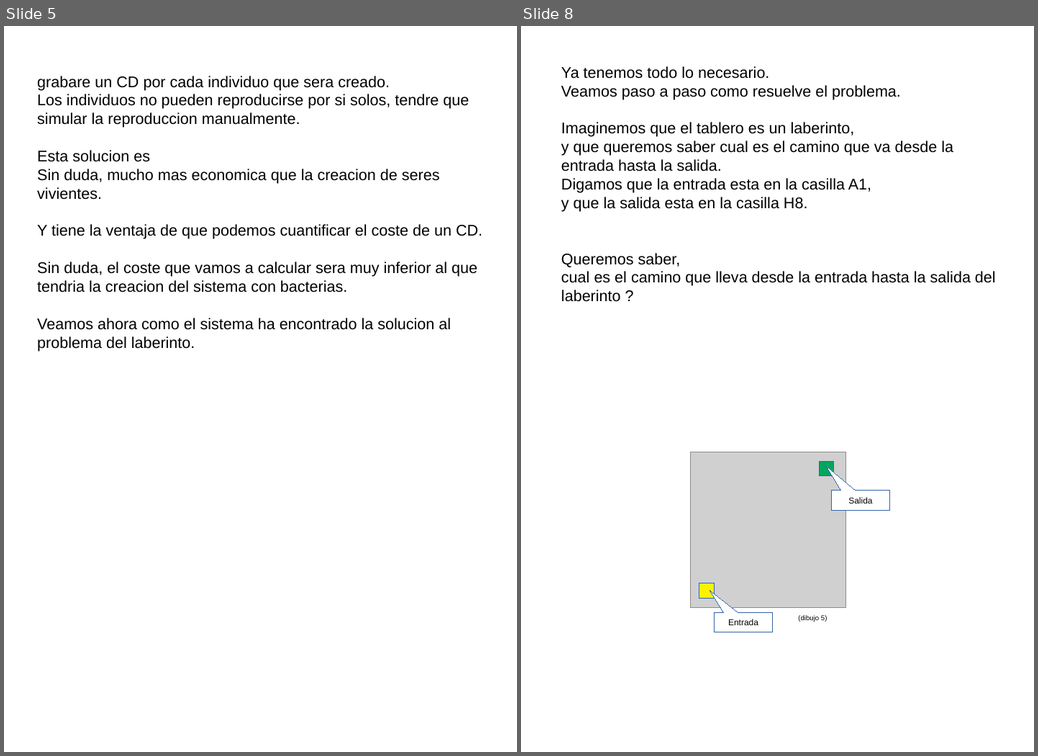
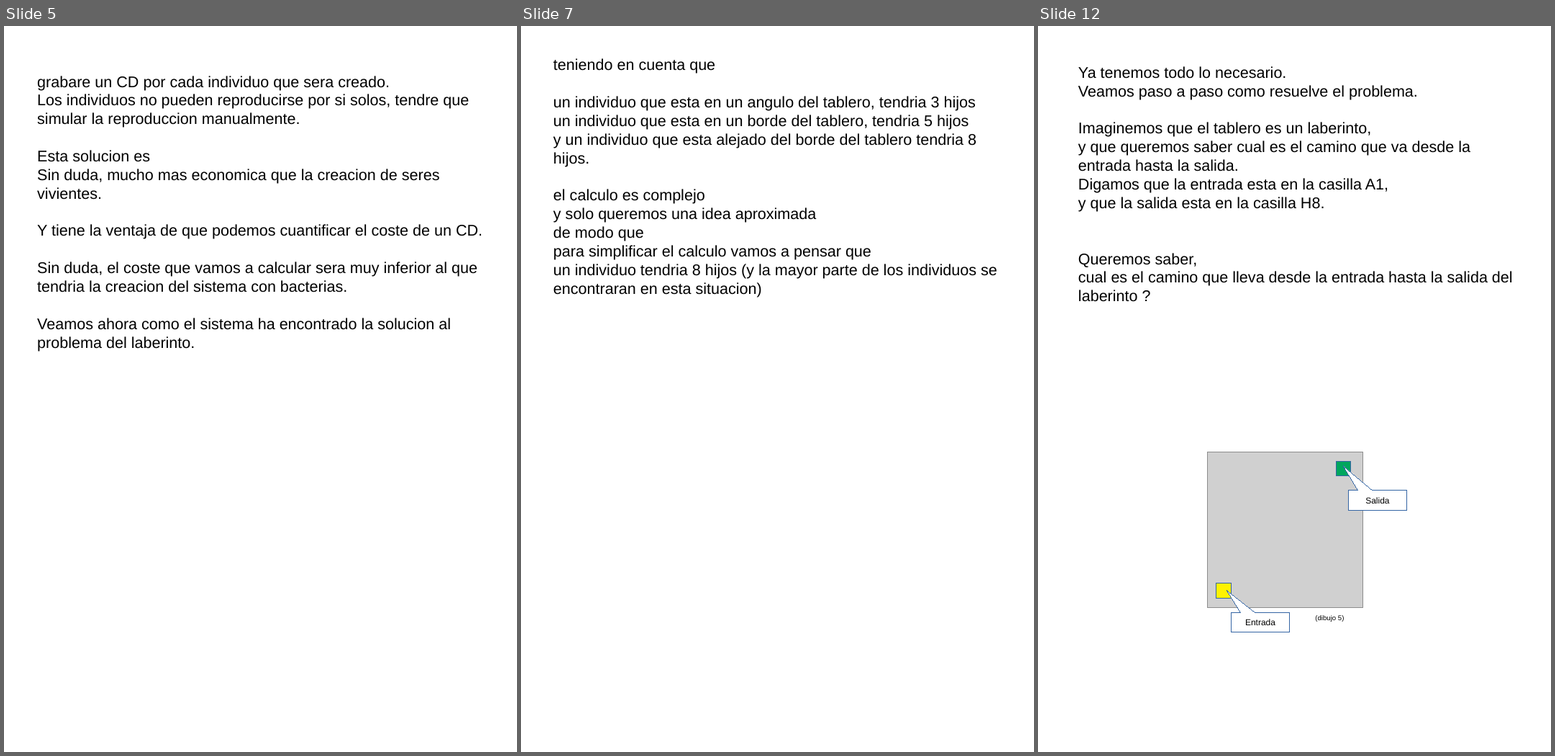
Before and after one commit to fabhrius/La-Cosa, a slide deck: capitulos/Coste/Coste.odp. Shown side by side, each under a label of ours: slides 5 and 8 before the commit, slides 5, 7 and 12 after it; the slides between them are not shown. The pictures are 1038x756 and 1555x756 pixels, drawn with LibreOffice and Linux fonts; fonts in the diff are those of the drawing; grey boxes stand for pictures. Boxes give left, top, right and bottom in pixels: in the first picture for what was removed or moved away, otherwise in the second. Text is boxed around its words. In the diff, an @@ line names an element or a change of style, - is before the commit and + after.

```diff
--- a/capitulos/Coste/Coste.odp
+++ b/capitulos/Coste/Coste.odp
@@ slide 7 added at <box>521,26,1034,752</box>, background #FFFFFF @@
@@ text added at <box>553,58,998,297</box>, 18 pt, text #000000 @@
+teniendo en cuenta que
+un individuo que esta en un angulo del tablero, tendria 3 hijos
+un individuo que esta en un borde del tablero, tendria 5 hijos
+y un individuo que esta alejado del borde del tablero tendria 8 hijos.
+el calculo es complejo
+y solo queremos una idea aproximada
+de modo que
+para simplificar el calculo vamos a pensar que
+un individuo tendria 8 hijos (y la mayor parte de los individuos se encontraran en esta situacion)
@@ what was slide 8 is now slide 12 @@
```
Also in this commit, not shown: 4 other slides added, 1 slide removed, 1 other file.
